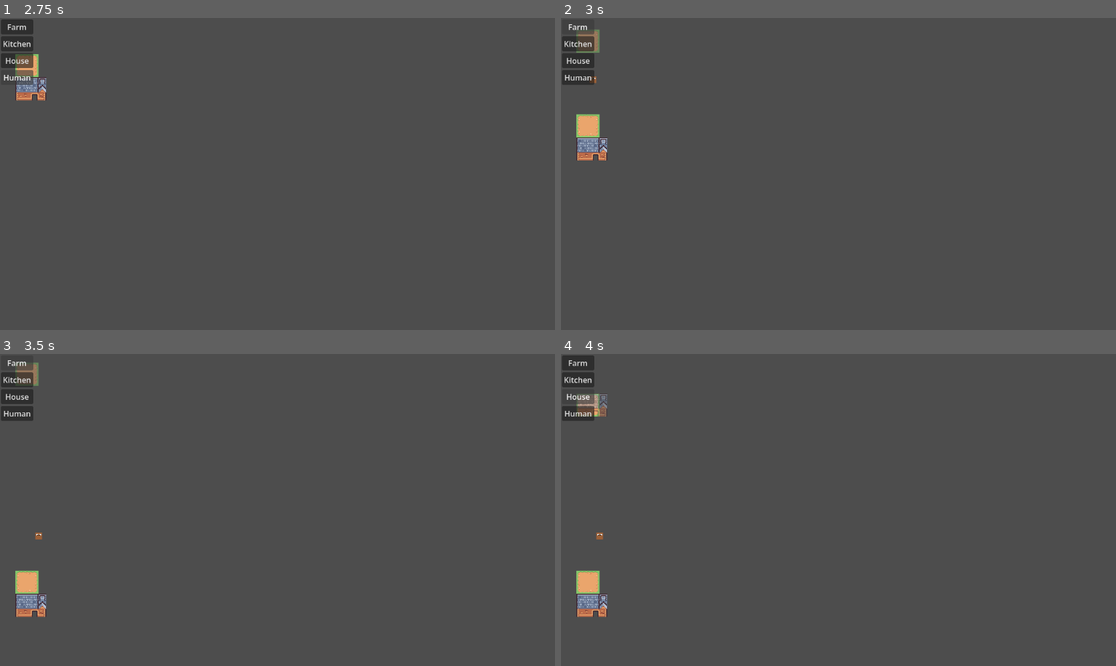
Above: before the commit, frames 1-4 (two rows, left to right).
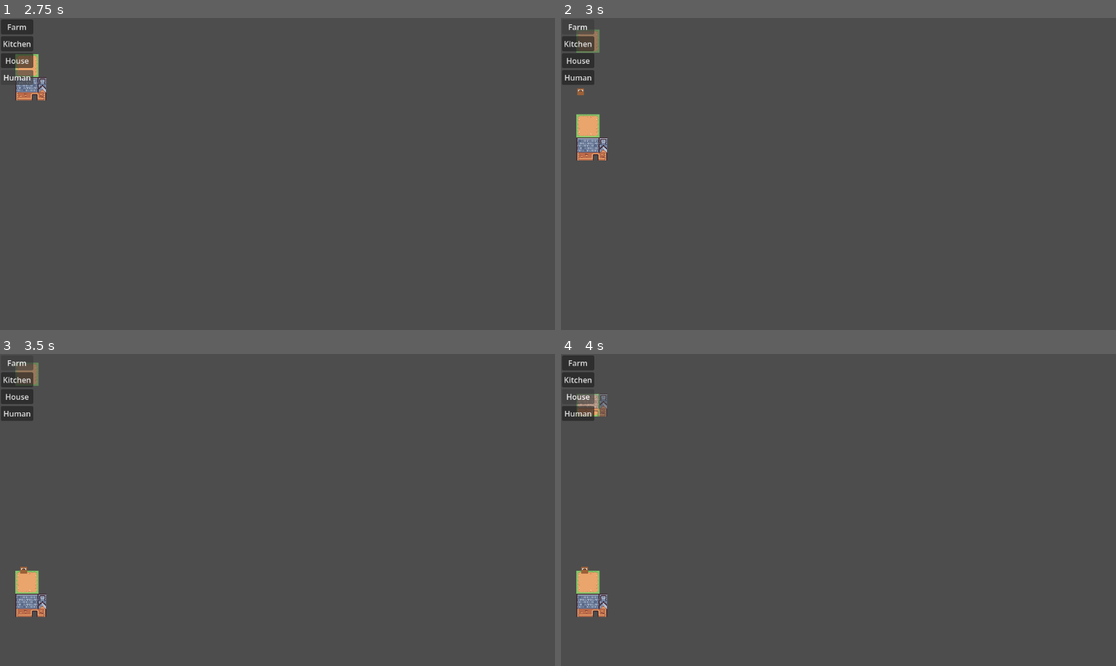
Above: after the commit, the same moments.

Repository: amandodaw/ZombieDefenseSim
Game: Godot game, scene res://scenes/world.tscn
The game is run twice, just before and just after one commit, with the same random seed, the same clock (stepped at 60 frames per second) and the same inputs.
Inputs:
- Up to frame 1 (2.75 s): click "Farm" at 0.5 s; click "House" at 1.25 s; click "Human" at 2 s
- Up to frame 2 (3 s): click "Farm" at 2.75 s
- Up to frame 3 (3.5 s): no input
- Up to frame 4 (4 s): click "House" at 3.5 s

Frame 1 is identical in both runs. In frame 2, less than 0.1% of the frame differs, in the area x 2-7%, y 18-25%; in frame 3, less than 0.1%, in the area x 3-8%, y 57-71%; in frame 4, less than 0.1%.

Commit message:
Añadida accion wander, inconsistencias con el bucle goap

Diff:
--- a/scripts/components/action_component.gd
+++ b/scripts/components/action_component.gd
@@ -1,5 +1,6 @@
 class_name ActionComponent
 
 var actions : Array[GoapAction] = [
-	GoToAction.new()
+	GoToAction.new(),
+	WanderAction.new()
 ]
--- a/scripts/components/go_to_action.gd
+++ b/scripts/components/go_to_action.gd
@@ -19,6 +19,7 @@
 func update(entity, world, delta):
 
 	var pos = world.get_component(entity, PositionComponent)
+	var goals = world.get_component(entity, GoalComponent).goals
 	var move : MovementComponent = world.get_component(entity, MovementComponent)
 	target_position = move.target
 
@@ -26,6 +27,7 @@
 
 	if direction.length() < move.speed * delta + 5:
 		move.direction = Vector2.ZERO
+		goals.get("move_to_target", false)
 		finish()
 		return
 
--- a/scripts/components/goal_component.gd
+++ b/scripts/components/goal_component.gd
@@ -2,4 +2,6 @@
 
 var goals : Dictionary = {
 	"move_to_target": false,
+	"has_target": false,
+	"wander": false
 }
--- /dev/null
+++ b/scripts/components/wander_action.gd
@@ -0,0 +1,38 @@
+class_name WanderAction
+extends GoapAction
+
+var target_position : Vector2i
+
+
+func _init():
+	name = "Wander action"
+
+	preconditions = {
+		"has_target": false
+	}
+	effects = {
+		"has_target": true,
+		"wander": true
+	}
+
+func start(entity, world):
+	super.start(entity, world)
+
+	var pos = world.get_component(entity, PositionComponent)
+	var world_state = world.get_component(entity, WorldStateComponent)
+	var move = world.get_component(entity, MovementComponent)
+	var goals = world.get_component(entity, GoalComponent).goals
+
+	var random_offset = Vector2i(
+		randf_range(-100, 100),
+		randf_range(-100, 100)
+	)
+
+	var new_target = pos.value + random_offset
+
+	move.target = new_target
+
+	goals.set("wander", false)
+	goals.set("move_to_target", true)
+
+	finish()
--- a/scripts/systems/goap_system.gd
+++ b/scripts/systems/goap_system.gd
@@ -33,7 +33,8 @@
 			if new_plan.size() > 0:
 				plan.append_array(new_plan)
 				break
-
+		if plan.size()==0:
+			goals.set("wander", true)
 
 # =========================================================
 # ===================== PLANNER GOAP ======================
--- a/scripts/world.gd
+++ b/scripts/world.gd
@@ -130,13 +130,10 @@
 	add(human_id, position)
 	var move = MovementComponent.new()
 	var goal = GoalComponent.new()
-	goal.goals.set("move_to_target", true)
 	add(human_id, goal)
 	add(human_id, ActionComponent.new())
 	add(human_id, PlanComponent.new())
 	var world_state = WorldStateComponent.new()
-	world_state.state.set("has_target", true)
-	move.target = pos + Vector2i(50, 0)
 	add(human_id, move)
 	add(human_id, world_state)
 
Not shown, added: scripts/components/wander_action.gd.uid
